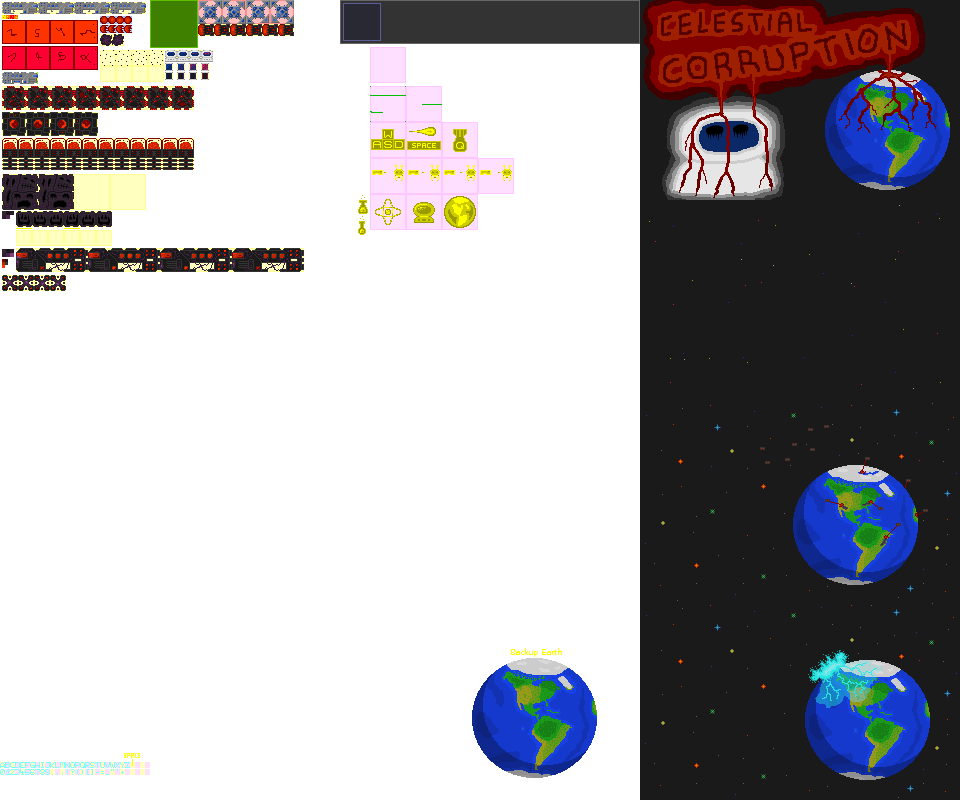
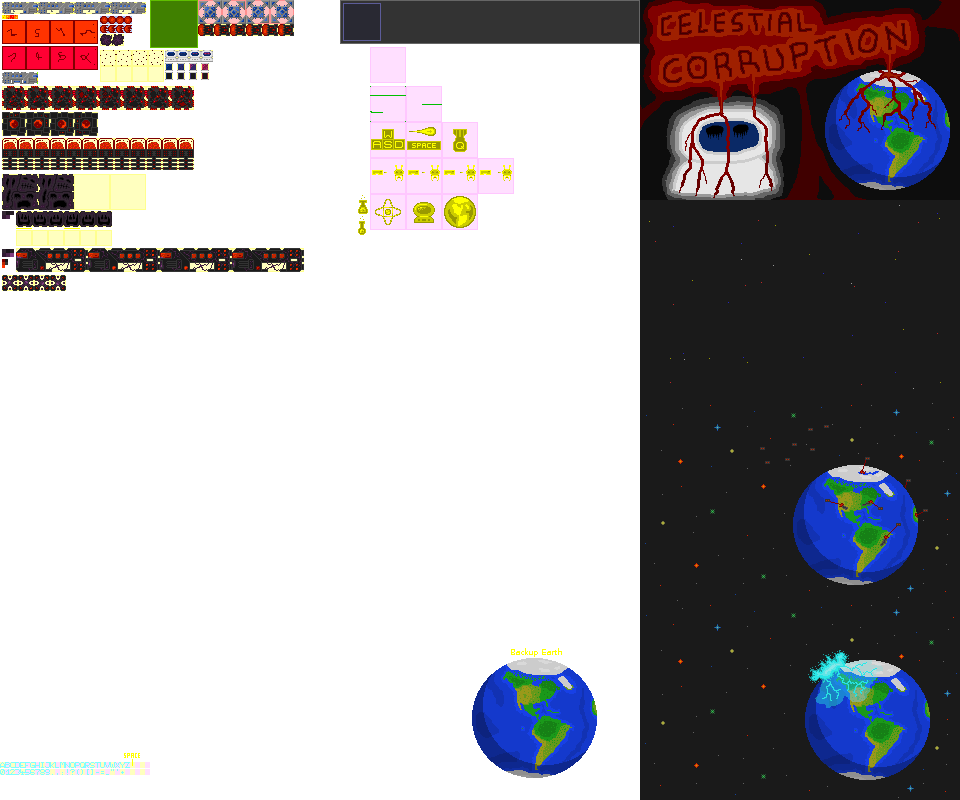
Before/after of a w=960, h=800 layered artwork. What changed in the layer stack:
painted on "celestial_corruption" over [left=640, top=0, right=960, bottom=200]
painted on "space" over [left=640, top=0, right=960, bottom=200]
